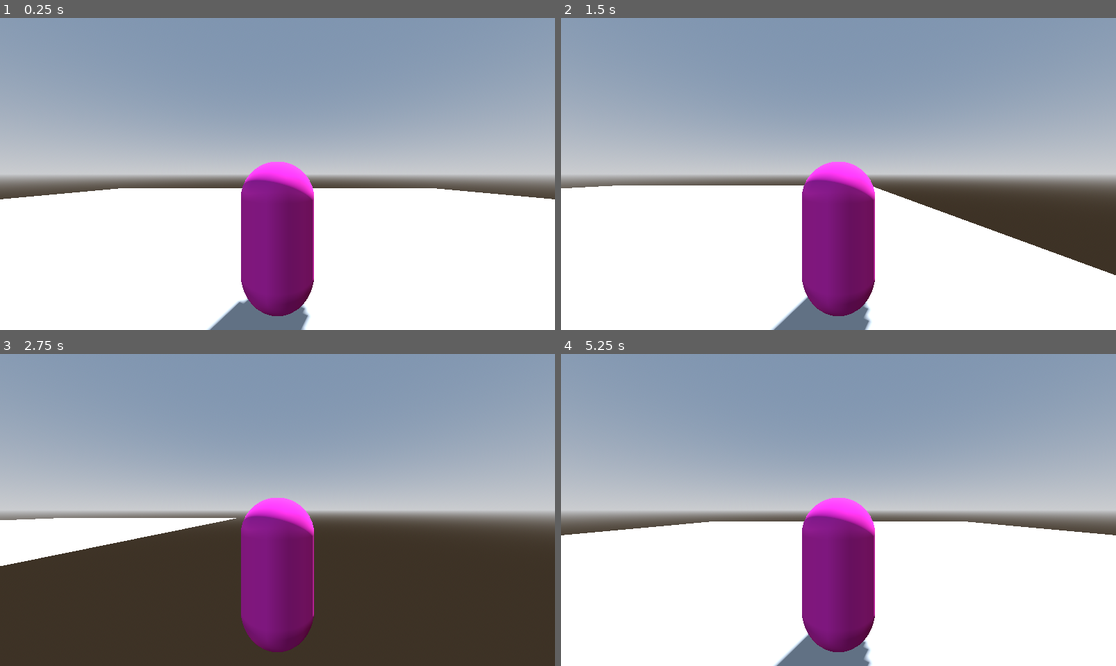
Above: before the commit, frames 1-4 (two rows, left to right).
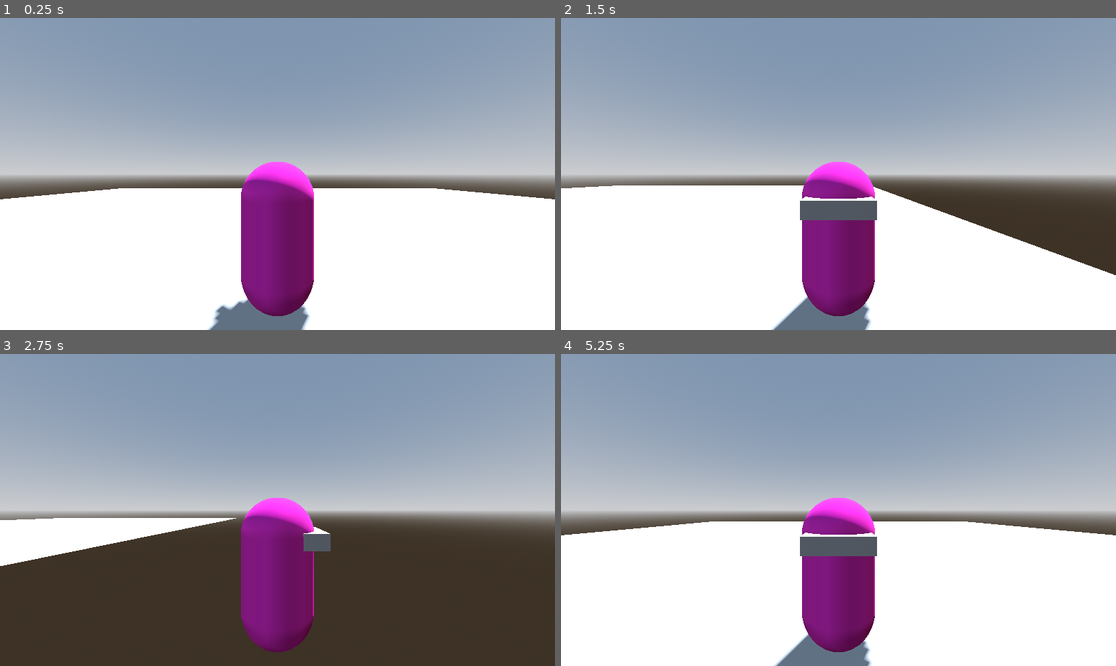
Above: after the commit, the same moments.

Repository: Wake1st/CitySmashinCrittersRevival
Game: Godot game, scene res://tests/test_character_controls.tscn
Same seed, same stepped clock (60 frames per second), same inputs: the game is played once before the commit and once after it. The project has no main scene, so this scene is started directly.
Inputs:
- Up to frame 1 (0.25 s): no input
- Up to frame 2 (1.5 s): tap Enter at 0.5 s; hold Right (strafe-right) 0.53-1.28 s; tap Space (attack) at 0.6, 1.35 s; hold Down (backward) from 1.28 s (still down)
- Up to frame 3 (2.75 s): release Down (backward) at 2.03 s; hold Right (strafe-right) from 2.03 s (still down); tap K (special) at 2.1 s; tap Space (attack) at 2.3 s
- Up to frame 4 (5.25 s): release Right (strafe-right) at 2.78 s; hold Up (forward) 2.78-3.53 s; tap C at 2.85 s; tap Space (attack) at 3.05, 3.6, 4.35 s; hold Left (strafe-left) 3.53-5.03 s; hold Down (backward) from 5.03 s (still down); tap K (special) at 5.1 s

The runs differ from the first frame. In frame 1, 0.1% of the frame differs, in the area x 38-42%, y 91-98%; in frame 2, 1.0%, in the area x 43-57%, y 57-65%; in frame 3, 0.3%; in frame 4, 1.0%.

Commit message:
basic hitbox and character pivot setup

Diff:
--- a/characters/character.gd
+++ b/characters/character.gd
@@ -4,6 +4,11 @@
 
 @export var strafe_speed: float = 2
 @export var rotate_speed: float = 0.3
+
+@export var attack: float = 15
+
+@onready var pivot: Node3D = %Pivot
+@onready var hit_box: HitBox = %HitBox
 
 var is_rotating: bool
 var rotation_target: float
@@ -13,8 +18,12 @@
 	# strafing
 	var direction = CharacterController.get_movement()
 	if direction != Vector2.ZERO:
+		# translate
 		var dir_3d: Vector3 = Vector3(direction.x, 0, -direction.y)
 		move_and_collide(global_basis * dir_3d * strafe_speed * delta)
+
+		# set facing direction
+		_set_pivot_face(direction)
 
 	# rotation
 	var rotation_direction = CharacterController.get_rotation()
@@ -27,3 +36,18 @@
 		if is_equal_approx(rotation.y, rotation_target):
 			rotation.y = rotation_target
 			is_rotating = false
+
+	# attack
+	if CharacterController.get_attack():
+		hit_box.attack(attack)
+
+
+func _set_pivot_face(direction: Vector2) -> void:
+	if direction.x > 0:
+		pivot.rotation.y = -PI/2
+	elif direction.x < 0:
+		pivot.rotation.y = PI/2
+	elif direction.y > 0:
+		pivot.rotation.y = 0
+	elif direction.y < 0:
+		pivot.rotation.y = PI
--- a/characters/character.tscn
+++ b/characters/character.tscn
@@ -1,6 +1,7 @@
-[gd_scene load_steps=5 format=3 uid="uid://c5y6nutqjbaxg"]
+[gd_scene load_steps=7 format=3 uid="uid://c5y6nutqjbaxg"]
 
 [ext_resource type="Script" uid="uid://drnyabnrvjydg" path="res://characters/character.gd" id="1_54qew"]
+[ext_resource type="PackedScene" uid="uid://dr34yrocsq121" path="res://characters/hit_box.tscn" id="2_qqr4u"]
 
 [sub_resource type="CapsuleShape3D" id="CapsuleShape3D_3xfap"]
 
@@ -10,17 +11,33 @@
 [sub_resource type="CapsuleMesh" id="CapsuleMesh_3xfap"]
 material = SubResource("StandardMaterial3D_3xfap")
 
+[sub_resource type="BoxMesh" id="BoxMesh_qqr4u"]
+size = Vector3(0.8, 0.2, 0.4)
+
 [node name="Character" type="CharacterBody3D"]
+collision_layer = 2
+collision_mask = 5
 script = ExtResource("1_54qew")
 
 [node name="CollisionShape3D" type="CollisionShape3D" parent="."]
 transform = Transform3D(1, 0, 0, 0, 1, 0, 0, 0, 1, 0, 1, 0)
 shape = SubResource("CapsuleShape3D_3xfap")
 
-[node name="MeshInstance3D" type="MeshInstance3D" parent="."]
-transform = Transform3D(1, 0, 0, 0, 1, 0, 0, 0, 1, 0, 1, 0)
-mesh = SubResource("CapsuleMesh_3xfap")
-
 [node name="Camera3D" type="Camera3D" parent="."]
 transform = Transform3D(1, 0, 0, 0, 1, 0, 0, 0, 1, 0, 1.826211, 2.3652823)
 fov = 85.0
+
+[node name="Pivot" type="Node3D" parent="."]
+unique_name_in_owner = true
+
+[node name="MeshInstance3D" type="MeshInstance3D" parent="Pivot"]
+transform = Transform3D(1, 0, 0, 0, 1, 0, 0, 0, 1, 0, 1, 0)
+mesh = SubResource("CapsuleMesh_3xfap")
+skeleton = NodePath("../..")
+
+[node name="MeshInstance3D" type="MeshInstance3D" parent="Pivot/MeshInstance3D"]
+transform = Transform3D(1, 0, 0, 0, 1, 0, 0, 0, 1, 0, 0.45227087, -0.41095126)
+mesh = SubResource("BoxMesh_qqr4u")
+
+[node name="HitBox" parent="Pivot" instance=ExtResource("2_qqr4u")]
+unique_name_in_owner = true
--- /dev/null
+++ b/characters/hit_box.gd
@@ -0,0 +1,17 @@
+class_name HitBox
+extends Area3D
+
+
+var destructables: Array[Building]
+
+
+func attack(value: float) -> void:
+	for destructable in destructables:
+		destructable.damage(value)
+
+
+func _on_body_entered(body: Building) -> void:
+	destructables.push_back(body)
+
+func _on_body_exited(body: Building) -> void:
+	destructables.erase(body)
--- /dev/null
+++ b/characters/hit_box.tscn
@@ -0,0 +1,22 @@
+[gd_scene load_steps=3 format=3 uid="uid://dr34yrocsq121"]
+
+[ext_resource type="Script" uid="uid://62fl54b6x3qc" path="res://characters/hit_box.gd" id="1_pbnct"]
+
+[sub_resource type="SphereShape3D" id="SphereShape3D_54qew"]
+
+[node name="HitBox" type="Area3D"]
+collision_layer = 8
+collision_mask = 4
+script = ExtResource("1_pbnct")
+
+[node name="CollisionShape3D" type="CollisionShape3D" parent="."]
+transform = Transform3D(1, 0, 0, 0, 1, 0, 0, 0, 1, 0, 1, -1)
+shape = SubResource("SphereShape3D_54qew")
+debug_color = Color(12.835265, 14.877706, 0, 1)
+
+[node name="Timer" type="Timer" parent="."]
+wait_time = 0.2
+one_shot = true
+
+[connection signal="body_entered" from="." to="." method="_on_body_entered"]
+[connection signal="body_exited" from="." to="." method="_on_body_exited"]
--- a/destructables/building.gd
+++ b/destructables/building.gd
@@ -11,8 +11,9 @@
 @export var health: float = 100
 @export var cost: float = 400
 
-@export var rumble_dampen: float = 0.01
+@export var rumble_dampen: float = 0.14
 
+var starting_position: Vector3
 var rumble_magnitude: float
 var is_collapsing: bool
 
@@ -29,12 +30,16 @@
 		is_collapsing = true
 
 
+func _ready() -> void:
+	starting_position = position
+
+
 func _process(delta) -> void:
 	# shake n bake
 	if rumble_magnitude > 0:
 		# set random position in XZ plane
-		position.x = randf_range(-rumble_magnitude, rumble_magnitude)
-		position.z = randf_range(-rumble_magnitude, rumble_magnitude)
+		position.x = starting_position.x + randf_range(-rumble_magnitude, rumble_magnitude)
+		position.z = starting_position.z + randf_range(-rumble_magnitude, rumble_magnitude)
 
 		# reduce magnitude
 		rumble_magnitude -= rumble_dampen * delta
--- a/destructables/building.tscn
+++ b/destructables/building.tscn
@@ -13,6 +13,8 @@
 size = Vector3(1, 2, 1)
 
 [node name="Building" type="StaticBody3D"]
+collision_layer = 4
+collision_mask = 10
 script = ExtResource("1_015fk")
 
 [node name="CollisionShape3D" type="CollisionShape3D" parent="."]
--- a/project.godot
+++ b/project.godot
@@ -71,6 +71,13 @@
 ]
 }
 
+[layer_names]
+
+3d_physics/layer_1="floor"
+3d_physics/layer_2="character"
+3d_physics/layer_3="destructable"
+3d_physics/layer_4="hit"
+
 [rendering]
 
 renderer/rendering_method="gl_compatibility"
--- a/tests/test_building.tscn
+++ b/tests/test_building.tscn
@@ -13,4 +13,3 @@
 transform = Transform3D(1, 0, 0, 0, 1, 0, 0, 0, 1, 0, 1.4240439, 2.3960629)
 
 [node name="Building" parent="." instance=ExtResource("2_yusks")]
-rumble_dampen = 0.14
--- /dev/null
+++ b/tests/test_combat.tscn
@@ -0,0 +1,37 @@
+[gd_scene load_steps=4 format=3 uid="uid://s4xp23xf8ip1"]
+
+[ext_resource type="PackedScene" uid="uid://c8dryybnfyevi" path="res://tests/test_environment.tscn" id="1_ec73p"]
+[ext_resource type="PackedScene" uid="uid://c5y6nutqjbaxg" path="res://characters/character.tscn" id="2_xwni2"]
+[ext_resource type="PackedScene" uid="uid://cuxp1tk3ucica" path="res://destructables/building.tscn" id="3_4lgrw"]
+
+[node name="TestCombat" type="Node"]
+
+[node name="TestEnvironment" parent="." instance=ExtResource("1_ec73p")]
+
+[node name="Character" parent="." instance=ExtResource("2_xwni2")]
+
+[node name="Destructables" type="Node3D" parent="."]
+
+[node name="Building" parent="Destructables" instance=ExtResource("3_4lgrw")]
+transform = Transform3D(1, 0, 0, 0, 1, 0, 0, 0, 1, 0, 0, -4)
+
+[node name="Building2" parent="Destructables" instance=ExtResource("3_4lgrw")]
+transform = Transform3D(1, 0, 0, 0, 1, 0, 0, 0, 1, 4, 0, 0)
+
+[node name="Building3" parent="Destructables" instance=ExtResource("3_4lgrw")]
+transform = Transform3D(1, 0, 0, 0, 1, 0, 0, 0, 1, 0, 0, 4)
+
+[node name="Building4" parent="Destructables" instance=ExtResource("3_4lgrw")]
+transform = Transform3D(1, 0, 0, 0, 1, 0, 0, 0, 1, -4, 0, 0)
+
+[node name="Building5" parent="Destructables" instance=ExtResource("3_4lgrw")]
+transform = Transform3D(1, 0, 0, 0, 1, 0, 0, 0, 1, 3, 0, -3)
+
+[node name="Building6" parent="Destructables" instance=ExtResource("3_4lgrw")]
+transform = Transform3D(1, 0, 0, 0, 1, 0, 0, 0, 1, 3, 0, 3)
+
+[node name="Building7" parent="Destructables" instance=ExtResource("3_4lgrw")]
+transform = Transform3D(1, 0, 0, 0, 1, 0, 0, 0, 1, -3, 0, 3)
+
+[node name="Building8" parent="Destructables" instance=ExtResource("3_4lgrw")]
+transform = Transform3D(1, 0, 0, 0, 1, 0, 0, 0, 1, -3, 0, -3)
Not shown, added: characters/hit_box.gd.uid
Not shown, changed: README.md
